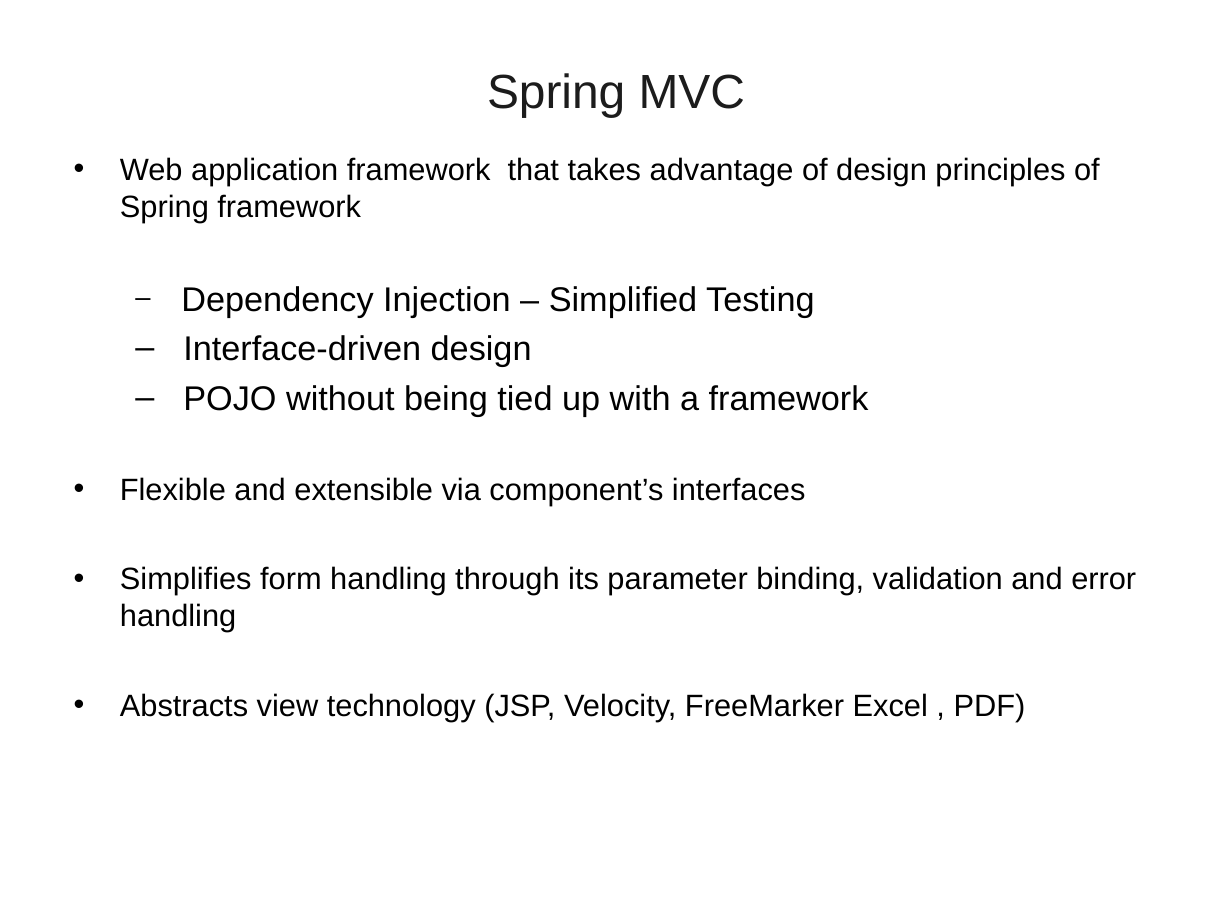
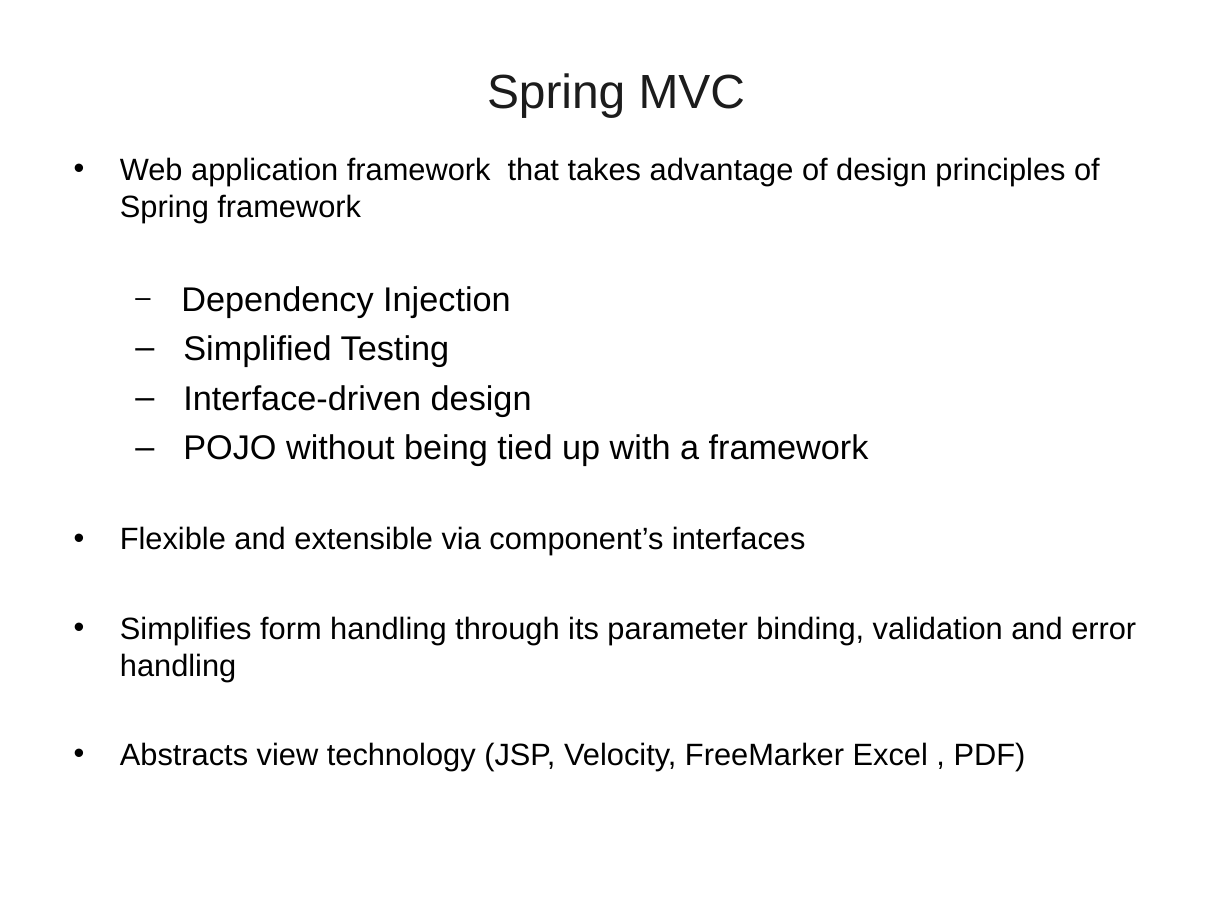
Before and after one commit to vatsanTraining/corejava, a slide deck: slide 106 of SpringBoot_Module1.ppt. Drawn at 1232x924 pixels with LibreOffice and Linux fonts; fonts in the diff are those of the drawing; background and template pictures are left out. Boxes give left, top, right and bottom in pixels: in the first picture for what was removed or moved away, otherwise in the second. Text is boxed around its words. In the diff, an @@ line names an element or a change of style, - is before the commit and + after.

```diff
--- a/SpringBoot_Module1.ppt
+++ b/SpringBoot_Module1.ppt
@@ text at [181, 286, 511, 367]: text changed @@
-  – Dependency Injection – Simplified Testing
+  – Dependency Injection
+  – Simplified Testing
```
Also in this commit, not shown: 3 other slides changed, 34 slides added.
